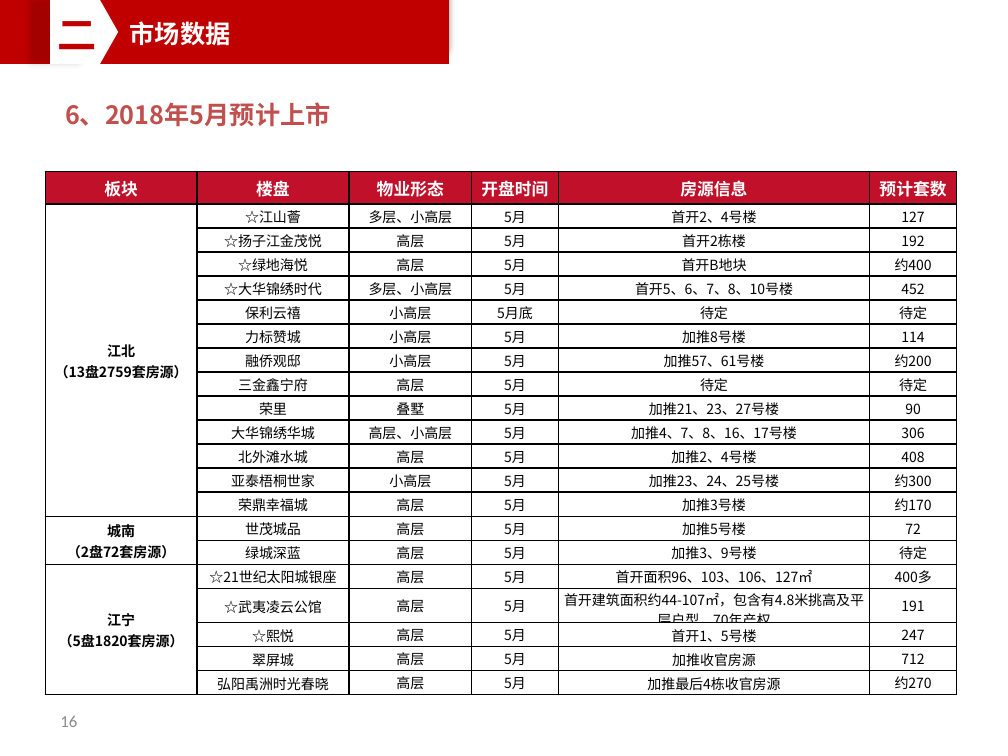
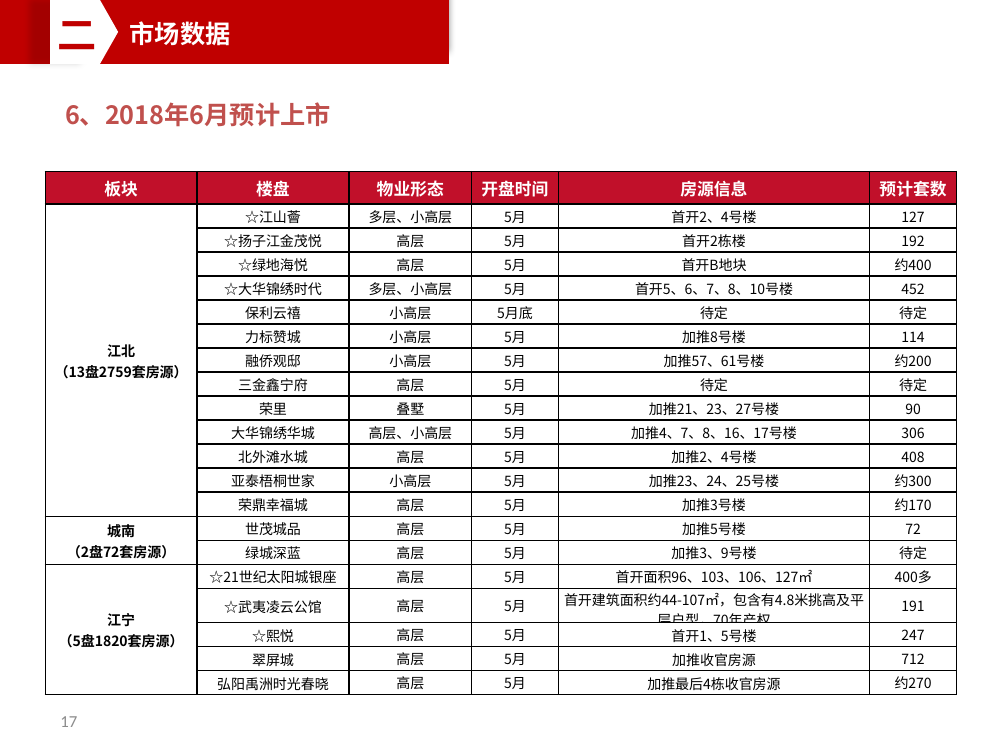
Before and after one commit to PengZiqiao/monthly_report, a slide deck: slide 17 of 南京中海2018年4月月报.pptx (slide 16 before the commit). Drawn at 1008x756 pixels with LibreOffice and Linux fonts; fonts in the diff are those of the drawing. Boxes give left, top, right and bottom in pixels: in the first picture for what was removed or moved away, otherwise in the second. Text is boxed around its words. In the diff, an @@ line names an element or a change of style, - is before the commit and + after.

```diff
--- a/南京中海2018年4月月报.pptx
+++ b/南京中海2018年4月月报.pptx
@@ text at [65, 102, 331, 127]: text changed @@
-6、2018年5月预计上市
+6、2018年6月预计上市
@@ page number at [60, 716, 77, 727]: text changed @@
-16
+17
```
Also in this commit, not shown: 16 other slides changed, 1 slide added, 2 other files.
